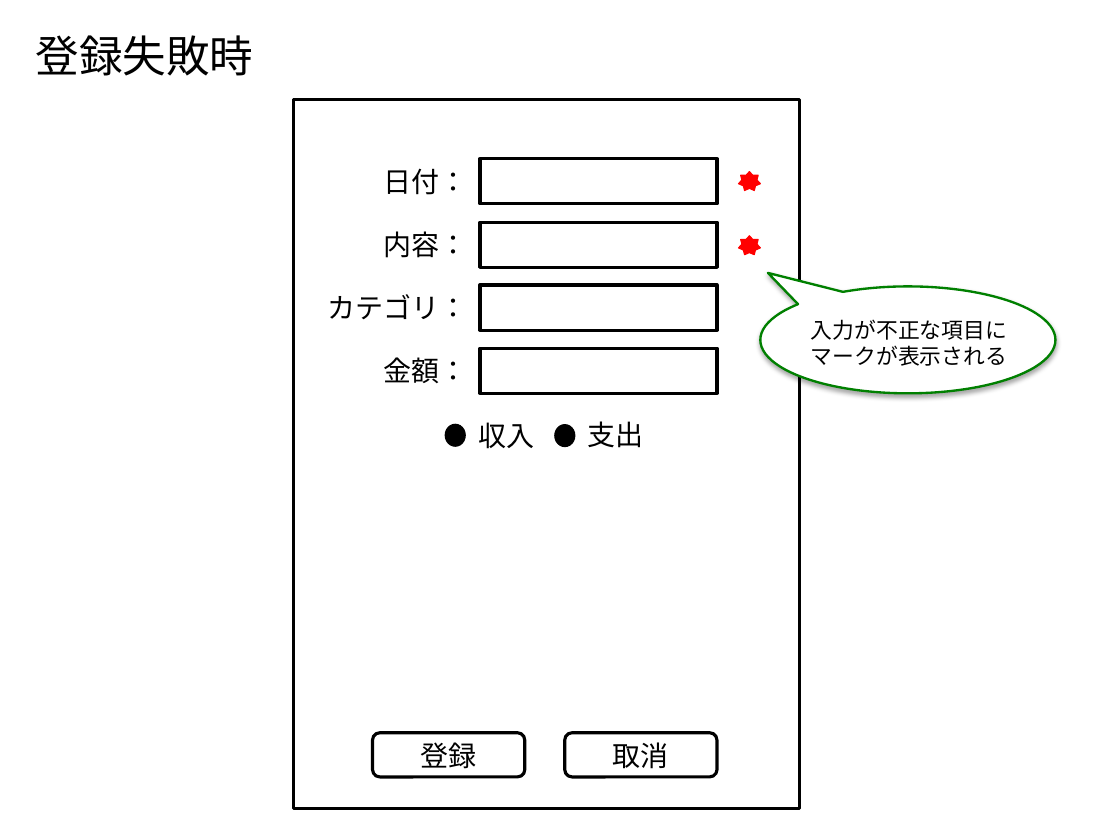
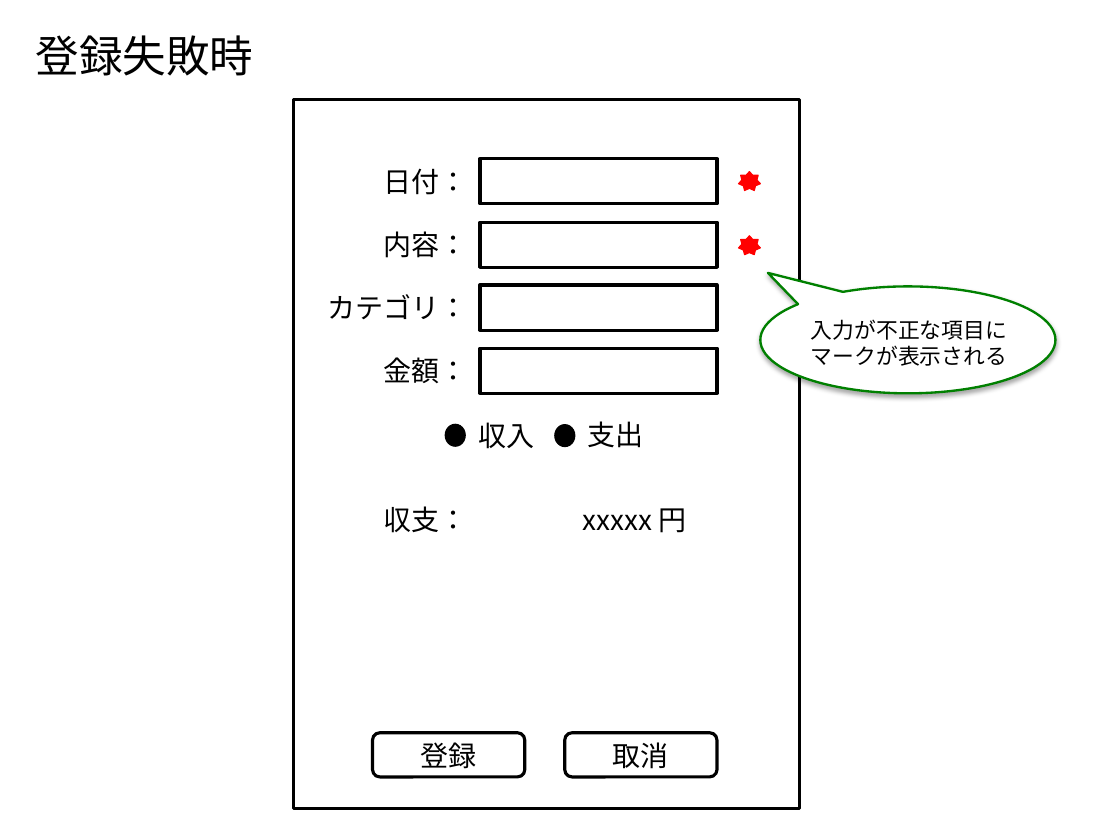
Before and after one commit to Leonis0813/chort, a slide deck: slide 4 of adhafera/interface/ui.pptx (slide 3 before the commit). Drawn at 1120x840 pixels with LibreOffice and Linux fonts; fonts in the diff are those of the drawing. Boxes give left, top, right and bottom in pixels: in the first picture for what was removed or moved away, otherwise in the second. Text is boxed around its words. In the diff, an @@ line names an element or a change of style, - is before the commit and + after.

```diff
--- a/adhafera/interface/ui.pptx
+++ b/adhafera/interface/ui.pptx
@@ text added at [384,506,468,533], 18 pt, text #000000 @@
+収支：
@@ text added at [583,508,687,533], 18 pt, text #000000 @@
+xxxxx 円
```
Also in this commit, not shown: 2 other slides changed, 1 slide added.
